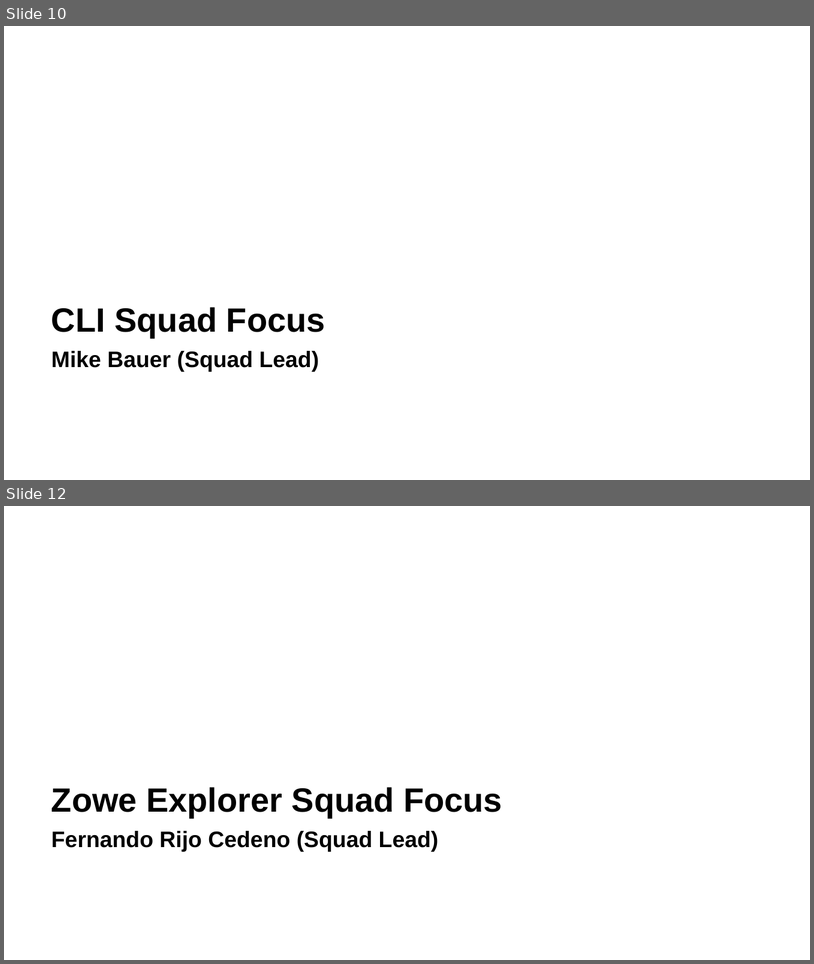
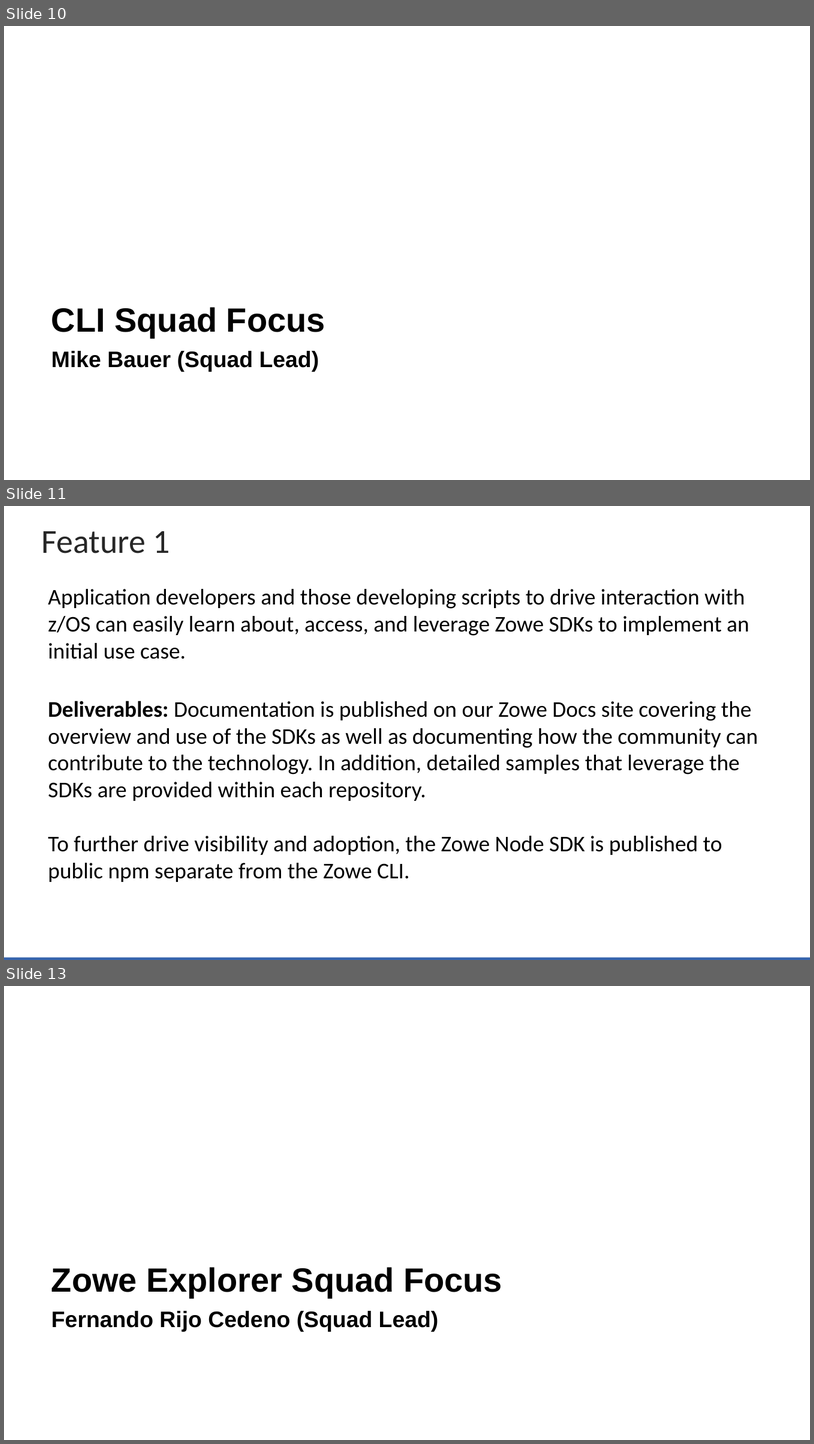
Before and after one commit to zowe/community, a slide deck: Project Management/20PI3 Planning/Zowe Community Squad Focus for 20PI3.pptx. Shown one above the other, each under a label of ours: slides 10 and 12 before the commit, slides 10, 11 and 13 after it; the slides between them are not shown. The pictures are 814x964 and 814x1444 pixels, drawn with LibreOffice and Linux fonts; fonts in the diff are those of the drawing; background and template pictures are left out. Boxes give left, top, right and bottom in pixels: in the first picture for what was removed or moved away, otherwise in the second. Text is boxed around its words. In the diff, an @@ line names an element or a change of style, - is before the commit and + after.

```diff
--- a/Project Management/20PI3 Planning/Zowe Community Squad Focus for 20PI3.pptx
+++ b/Project Management/20PI3 Planning/Zowe Community Squad Focus for 20PI3.pptx
@@ slide 11 added at bbox=[4, 506, 810, 960], background #FFFFFF @@
@@ title added at bbox=[42, 531, 170, 553], 30 pt, text #262626 @@
+Feature 1
@@ text added at bbox=[48, 589, 758, 882], 20 pt, text #000000 @@
+Application developers and those developing scripts to drive interaction with z/OS can easily learn about, access, and leverage Zowe SDKs to implement an initial use case.
+Deliverables: Documentation is published on our Zowe Docs site covering the overview and use of the SDKs as well as documenting how the community can contribute to the technology. In addition, detailed samples that leverage the SDKs are provided within each repository.
+To further drive visibility and adoption, the Zowe Node SDK is published to public npm separate from the Zowe CLI.
@@ rectangle added at bbox=[4, 957, 810, 960], fill #3664AD @@
@@ what was slide 12 is now slide 13 @@
```
Also in this commit, not shown: 4 slides changed, 4 other slides added, 3 slides removed.
